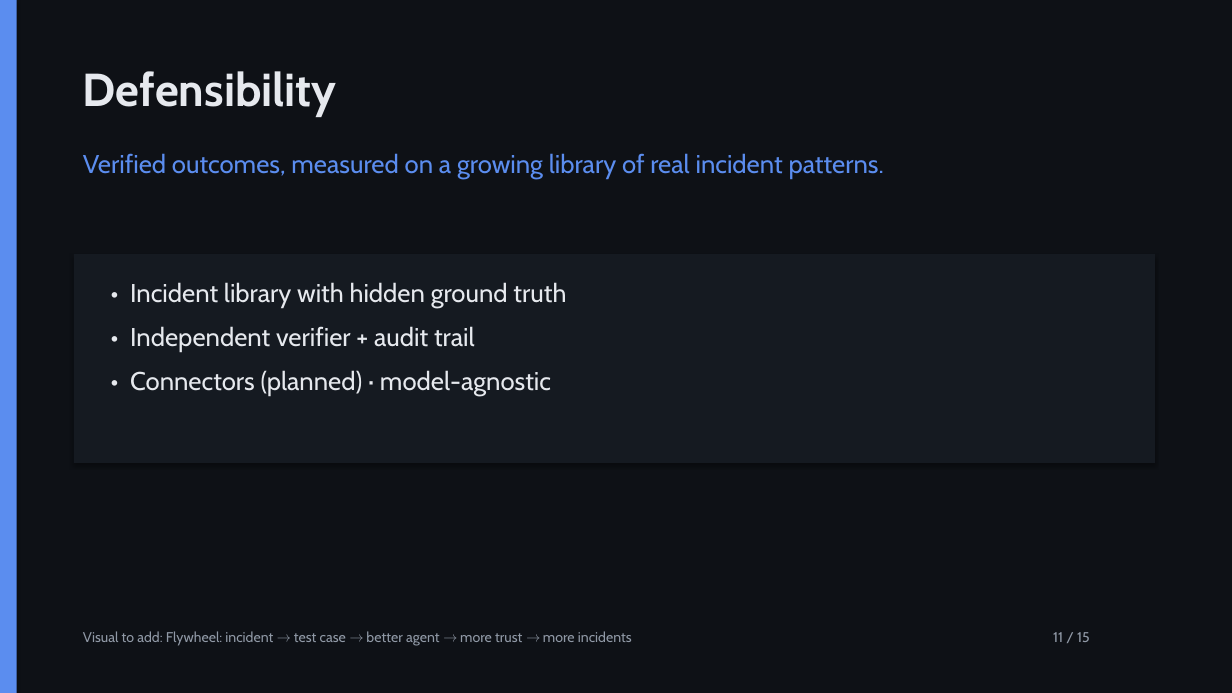
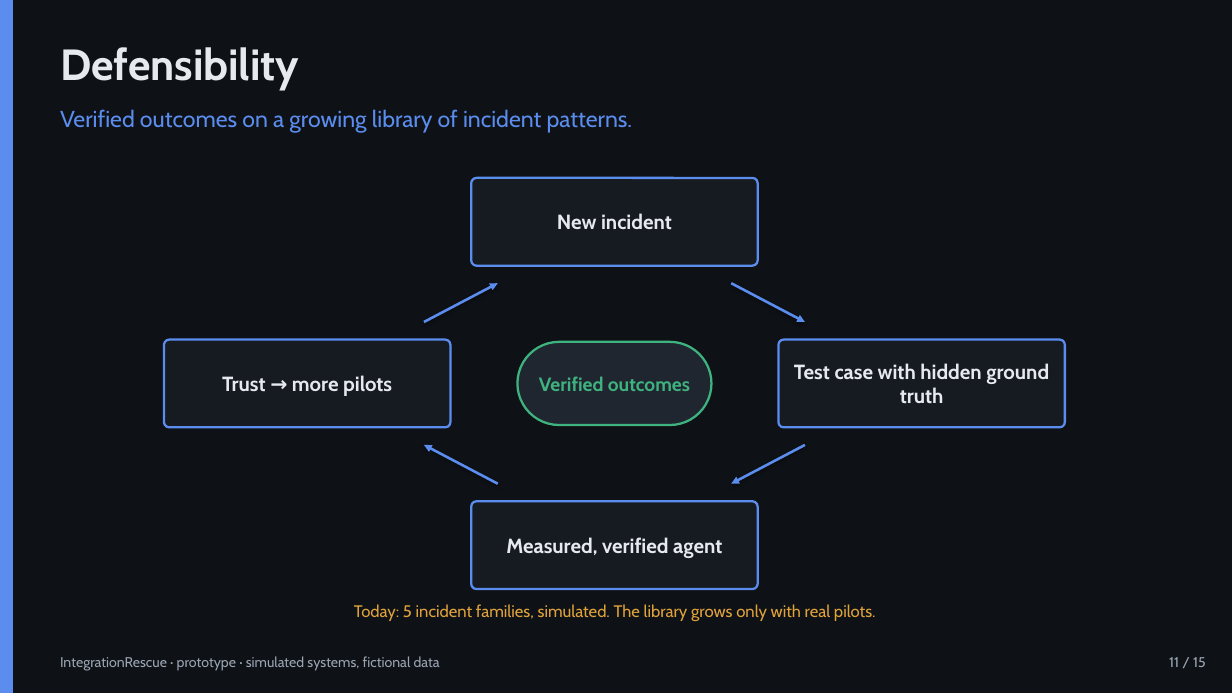
Before and after one commit to Ahmad-Joker/integrationrescue-ai, a slide deck: slide 11 of competition/IntegrationRescue_Competition_Deck.pptx. Drawn at 1232x693 pixels with LibreOffice and Linux fonts; fonts in the diff are those of the drawing. Boxes give left, top, right and bottom in pixels: in the first picture for what was removed or moved away, otherwise in the second. Text is boxed around its words. In the diff, an @@ line names an element or a change of style, - is before the commit and + after.

```diff
--- a/competition/IntegrationRescue_Competition_Deck.pptx
+++ b/competition/IntegrationRescue_Competition_Deck.pptx
@@ rectangle: place and size @@
-rectangle at <box>0,0,17,693</box>
+rectangle at <box>0,0,13,693</box>
@@ rectangle at <box>0,0,13,693</box>: shadow off @@
@@ text "Defensibility": place and size @@
-text "Defensibility" at <box>83,71,337,117</box>
+text "Defensibility" at <box>60,47,299,90</box>
@@ text "Defensibility" at <box>60,47,299,90</box>: size 36 to 34 pt @@
@@ text at <box>60,109,633,133</box>: text changed; size 20 to 18 pt @@
-Verified outcomes, measured on a growing library of real incident patterns.
+Verified outcomes on a growing library of incident patterns.
@@ rounded rectangle added at <box>471,178,758,266</box>, fill #161B22, outline #5B8DEF 1.75 pt, 16 pt, text #E6E9EE, bold @@
+New incident
@@ rectangle removed at <box>74,254,1155,463</box> @@
@@ text removed at <box>130,282,566,395</box> @@
-• Incident library with hidden ground truth
-• Independent verifier + audit trail
-• Connectors (planned) · model-agnostic
@@ arrow added from (424, 322) to (498, 283), #5B8DEF 2 pt @@
@@ arrow added from (731, 283) to (805, 322), #5B8DEF 2 pt @@
@@ rounded rectangle added at <box>164,339,450,427</box>, fill #161B22, outline #5B8DEF 1.75 pt, 16 pt, text #E6E9EE, bold @@
+Trust → more pilots
@@ rounded rectangle added at <box>518,342,712,425</box>, fill #1F2630, outline #3FB37F 1.75 pt, 15 pt, text #3FB37F, bold @@
+Verified outcomes
@@ rounded rectangle added at <box>778,339,1065,427</box>, fill #161B22, outline #5B8DEF 1.75 pt, 16 pt, text #E6E9EE, bold @@
+Test case with hidden ground truth
@@ arrow added from (498, 484) to (424, 445), #5B8DEF 2 pt @@
@@ arrow added from (805, 445) to (731, 484), #5B8DEF 2 pt @@
@@ rounded rectangle added at <box>471,501,758,589</box>, fill #161B22, outline #5B8DEF 1.75 pt, 16 pt, text #E6E9EE, bold @@
+Measured, verified agent
@@ text added at <box>354,604,876,621</box>, 13 pt, text #E0A23B @@
+Today: 5 incident families, simulated. The library grows only with real pilots.
@@ text added at <box>60,656,440,671</box>, 11 pt, text #9AA4B2 @@
+IntegrationRescue · prototype · simulated systems, fictional data
@@ text removed at <box>83,631,632,646</box> @@
-Visual to add: Flywheel: incident → test case → better agent → more trust → more incidents
@@ text "11 / 15": place and size @@
-text "11 / 15" at <box>1053,632,1090,642</box>
+text "11 / 15" at <box>1169,657,1206,667</box>
@@ text "11 / 15" at <box>1169,657,1206,667</box>: text colour #9099A6 to #9AA4B2; alignment left to right @@
```
Also in this commit, not shown: 11 other slides changed, 3 slides added, 3 slides removed, 37 other files.
